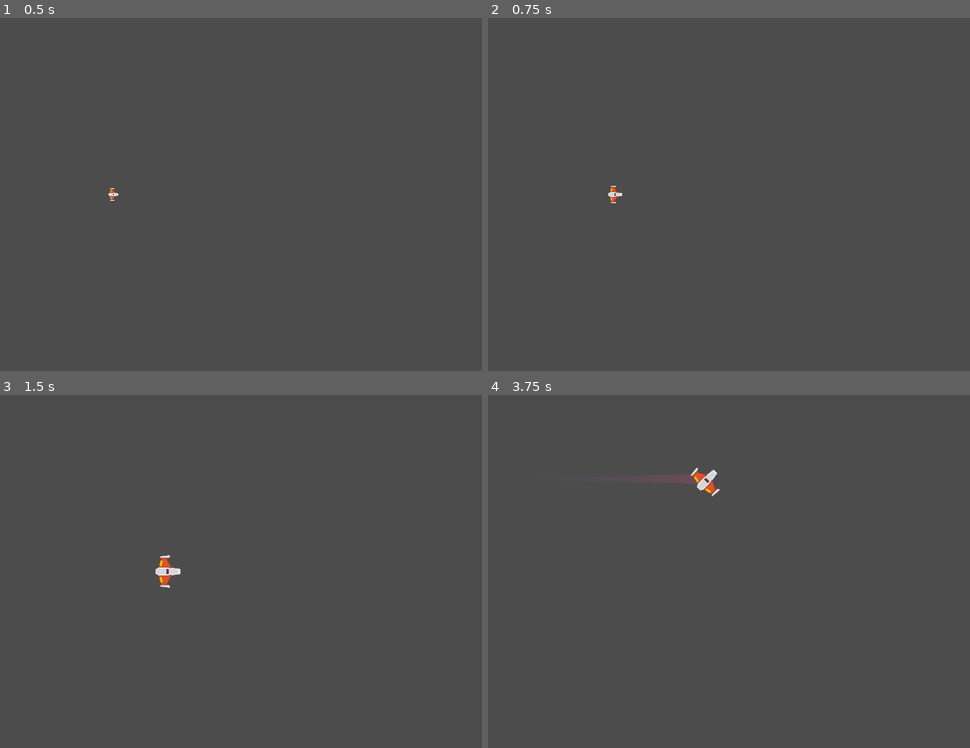
Above: before the commit, frames 1-4 (two rows, left to right).
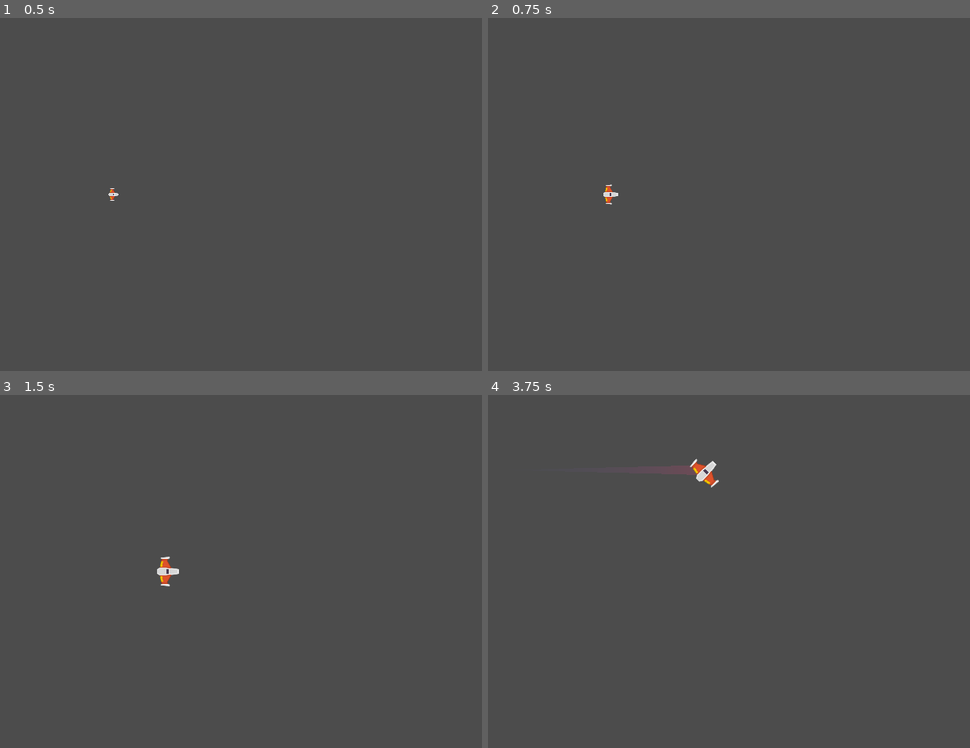
Above: after the commit, the same moments.

Repository: juanmfernandez/MeteoritosGame
Game: Godot game, scene res://Juego/Niveles/NivelTest.tscn
Two runs of this game, one before a commit and one after it. Both use one fixed random seed, a clock stepped at 60 frames per second and the inputs below.
Inputs (mouse positions are in pixels of both pictures, inside the frame that each line leads up to):
- Up to frame 1 (0.5 s): no input
- Up to frame 2 (0.75 s): move the mouse to (796, 176) at 0.52 s; hold W (mover_adelante) from 0.53 s (still down); hold Mouse wheel up (zoom_in, bound only after the commit) from 0.53 s (still down)
- Up to frame 3 (1.5 s): tap Mouse wheel down (zoom_out, bound only after the commit) at 0.8, 1.35 s; move the mouse to (43, 589) at 1.27 s; release W (mover_adelante) at 1.28 s; release Mouse wheel up (zoom_in, bound only after the commit) at 1.28 s; hold S (mover_atras) from 1.28 s (still down)
- Up to frame 4 (3.75 s): tap Mouse wheel up (zoom_in, bound only after the commit) at 1.55, 3.05 s; tap Enter at 2 s; move the mouse to (719, 493) at 2.02 s; release S (mover_atras) at 2.03 s; hold Right mouse button (disparo_laser) 2.03-2.78 s; hold W (mover_adelante) 2.03-3.53 s; tap Mouse wheel down (zoom_out, bound only after the commit) at 2.3 s; move the mouse to (622, 642) at 2.77 s; tap P (disparo_principal) at 2.85 s; move the mouse to (844, 624) at 3.52 s; hold S (mover_atras) from 3.53 s (still down); hold A (rotar_antihorario) from 3.53 s (still down)

Frame 1 is identical in both runs. In frame 2, 0.1% of the frame differs, in the area x 23-28%, y 47-53%; in frame 3, 0.1%; in frame 4, 0.6%, in the area x 37-49%, y 18-29%.

Commit message:
ADD camera zoom

Diff:
--- a/Juego/Meteoritos/Meteorito.gd
+++ b/Juego/Meteoritos/Meteorito.gd
@@ -15,6 +15,7 @@
 var esta_en_sector:bool = true setget set_esta_en_sector
 var pos_spwan_original:Vector2
 var vel_spwan_original:Vector2
+var esta_destruido:bool = false
 
 # Setters and Getters
 func set_esta_en_sector(valor:bool) -> void:
@@ -59,7 +60,8 @@
 
 func recibir_danio(danio: float) -> void:
 	hitpoints -= danio
-	if hitpoints <= 0.0:
+	if hitpoints <= 0.0 and not esta_destruido:
+		esta_destruido = true
 		destruir()
 	impacto_meteoro.play("impacto")
 	impacto_fsx.play()
--- a/Juego/Meteoritos/SectorMeteoritos.gd
+++ b/Juego/Meteoritos/SectorMeteoritos.gd
@@ -2,8 +2,8 @@
 extends Node2D
 
 ## Attrib Export
-export var cantidad_meteoritos:int = 15
-export var intervalo_spawn:float = 0.5
+export var cantidad_meteoritos:int = 3
+export var intervalo_spawn:float = 1.5
 
 ## Attrib var
 var spawners:Array
@@ -28,6 +28,7 @@
 
 func almacenar_spawners() -> void:
 	for spawner in $Spawmer.get_children():
+		print("Se almaceno un spawmer")
 		spawners.append(spawner)
 
 func spawner_aleatorio() -> int:
@@ -36,6 +37,7 @@
 
 func _on_MeteoroSpawmerTimer_timeout() -> void:
 	if cantidad_meteoritos == 0:
+		print("Se acabaron los met")
 		$MeteoroSpawmerTimer.stop()
 		return
 
--- /dev/null
+++ b/Juego/Naves/Player/CameraPlayer.gd
@@ -0,0 +1,23 @@
+class_name CameraPlayer
+extends CameraJuego
+
+## Export vars
+export var variation_zoom: float = 0.1
+export var zoom_min: float = 0.8
+export var zoom_max: float = 1.5
+
+## Methods
+func _ready() -> void:
+	zoom_original = zoom
+
+func _unhandled_input(event: InputEvent) -> void:
+	if event.is_action_pressed("zoom_in"):
+		controlar_zoom(-variation_zoom)
+	elif event.is_action_pressed("zoom_out"):
+		controlar_zoom(variation_zoom)
+
+## Custom Methods
+func controlar_zoom(mod_zoom: float) -> void:
+	var zoom_x = clamp(zoom.x + mod_zoom, zoom_min, zoom_max)
+	var zoom_y = clamp(zoom.y + mod_zoom, zoom_min, zoom_max)
+	zoom_suavizado(zoom_x, zoom_y, 0.15)
--- a/Juego/Naves/Player/Player.tscn
+++ b/Juego/Naves/Player/Player.tscn
@@ -8,6 +8,7 @@
 [ext_resource path="res://Juego/Naves/Player/Trail/Trail2D.tscn" type="PackedScene" id=6]
 [ext_resource path="res://Juego/Naves/Player/Motor/MotorSFX.tscn" type="PackedScene" id=7]
 [ext_resource path="res://Juego/Proyectiles/ProyectilPlayer.tscn" type="PackedScene" id=8]
+[ext_resource path="res://Juego/Naves/Player/CameraPlayer.gd" type="Script" id=9]
 [ext_resource path="res://Juego/Naves/Player/Escudos/Escudo.tscn" type="PackedScene" id=10]
 
 [sub_resource type="PhysicsMaterial" id=1]
@@ -110,6 +111,9 @@
 
 [node name="CameraPlayer" type="Camera2D" parent="."]
 current = true
+script = ExtResource( 9 )
+
+[node name="TweenZoom" type="Tween" parent="CameraPlayer"]
 
 [connection signal="body_entered" from="." to="." method="_on_body_entered"]
 [connection signal="animation_finished" from="AnimationPlayer" to="." method="_on_AnimationPlayer_animation_finished"]
--- /dev/null
+++ b/Juego/Niveles/CameraJuego.gd
@@ -0,0 +1,33 @@
+class_name CameraJuego
+extends Camera2D
+
+## OnReady Vars
+onready var tween_zoom:Tween = $TweenZoom
+
+## Attribs
+var zoom_original:Vector2
+var puede_hacer_zoom:bool = true setget set_puede_hacer_zoom
+
+## Setters and Getters
+func set_puede_hacer_zoom(puede: bool) -> void:
+	puede_hacer_zoom = puede
+
+## Methods
+func _ready() -> void:
+	zoom_original = zoom
+
+func zoom_suavizado(nuevo_zoom_x: float, nuevo_zoom_y: float, tiempo_transicion: float) -> void:
+	tween_zoom.interpolate_property(
+		self,
+		"zoom",
+		zoom,
+		Vector2(nuevo_zoom_x, nuevo_zoom_y),
+		tiempo_transicion,
+		Tween.TRANS_LINEAR,
+		Tween.EASE_IN_OUT
+	)
+	tween_zoom.start()
+
+func devolver_zoom_original() -> void:
+	set_puede_hacer_zoom(false)
+	zoom_suavizado(zoom_original.x, zoom_original.y, 1.0)
--- /dev/null
+++ b/Juego/Niveles/CameraNivelTest.gd
@@ -0,0 +1 @@
+extends CameraJuego
--- a/Juego/Niveles/Nivel.gd
+++ b/Juego/Niveles/Nivel.gd
@@ -13,6 +13,11 @@
 onready var contenedor_meteoritos:Node
 onready var contenedor_sector_meteoritos:Node
 onready var camara_nivel:Camera2D = $CameraNivelTest
+onready var camara_player:Camera2D = $Player/CameraPlayer
+
+
+## Attrib
+var meteoritos_totales:int = 0
 
 ## Methods
 func _ready() -> void:
@@ -55,23 +60,47 @@
 		pass
 
 func crear_sector_meteoritos(centro_camara:Vector2, _num_peligros:int) -> void:
+	meteoritos_totales = _num_peligros
 	var new_sector_meteoritos:SectorMeteoritos = sector_meteoritos.instance()
 	new_sector_meteoritos.crear(centro_camara, _num_peligros)
-	camara_nivel.current = true
+	camara_nivel.global_position = centro_camara
 	contenedor_sector_meteoritos.add_child(new_sector_meteoritos)
+	camara_nivel.zoom = camara_player.zoom
+	camara_nivel.devolver_zoom_original()
 	transicion_camaras(
-		$Player/CameraPlayer.global_position,
+		camara_player.global_position,
 		camara_nivel.global_position,
-		camara_nivel
+		camara_nivel,
+		tiempo_transision_camara
 	)
 
-func transicion_camaras(desde: Vector2, hasta: Vector2, camara_actual:Camera2D) -> void:
+func controlar_meteoritos_restantes() -> void:
+	meteoritos_totales -= 1
+	print(meteoritos_totales)
+	if meteoritos_totales == 0:
+		contenedor_sector_meteoritos.get_child(0).queue_free()
+		camara_player.set_puede_hacer_zoom(true)
+		var zoom_actual = camara_player.zoom
+		camara_player.zoom = camara_nivel.zoom
+		camara_player.zoom_suavizado(zoom_actual.x, zoom_actual.y, 1.0)
+		transicion_camaras(
+			camara_nivel.global_position,
+			camara_player.global_position,
+			camara_player,
+			tiempo_transision_camara * 0.10
+		)
+
+func transicion_camaras(
+	desde: Vector2,
+	hasta: Vector2,
+	camara_actual: Camera2D,
+	tiempo_transicion: float) -> void:
 	$TweenCamara.interpolate_property(
 		camara_actual,
 		"global_position",
 		desde,
 		hasta,
-		tiempo_transision_camara,
+		tiempo_transicion,
 		Tween.TRANS_LINEAR,
 		Tween.EASE_IN_OUT
 	)
@@ -91,3 +120,10 @@
 	var new_explosion:ExplosionMeteorito = explosion_meteorito.instance()
 	new_explosion.global_position = pos
 	add_child(new_explosion)
+
+	controlar_meteoritos_restantes()
+
+
+func _on_TweenCamara_tween_completed(object: Object, _key: NodePath) -> void:
+	if object.name == "CameraPlayer":
+		object.global_position = $Player.global_position
--- a/Juego/Niveles/NivelTest.tscn
+++ b/Juego/Niveles/NivelTest.tscn
@@ -9,6 +9,7 @@
 [ext_resource path="res://Juego/Meteoritos/Meteorito.tscn" type="PackedScene" id=7]
 [ext_resource path="res://Juego/Meteoritos/SectorMeteoritos.tscn" type="PackedScene" id=8]
 [ext_resource path="res://Juego/Explosiones/ExplosionMeteorito.tscn" type="PackedScene" id=9]
+[ext_resource path="res://Juego/Niveles/CameraNivelTest.gd" type="Script" id=10]
 
 [node name="NivelTest" type="Node2D"]
 script = ExtResource( 3 )
@@ -37,5 +38,10 @@
 
 [node name="CameraNivelTest" type="Camera2D" parent="."]
 position = Vector2( 960.294, 541.427 )
+script = ExtResource( 10 )
+
+[node name="TweenZoom" type="Tween" parent="CameraNivelTest"]
 
 [node name="TweenCamara" type="Tween" parent="."]
+
+[connection signal="tween_completed" from="TweenCamara" to="." method="_on_TweenCamara_tween_completed"]
--- a/Juego/Peligros/SectorDePeligro.gd
+++ b/Juego/Peligros/SectorDePeligro.gd
@@ -3,7 +3,7 @@
 
 ## Attrib Export
 export(String, "vacio", "Meteorito", "Enemigo") var tipo_peligro
-export var numero_peligros:int = 10
+export var numero_peligros:int = 3
 
 ## Signals
 
--- a/project.godot
+++ b/project.godot
@@ -9,6 +9,16 @@
 config_version=4
 
 _global_script_classes=[ {
+"base": "Camera2D",
+"class": "CameraJuego",
+"language": "GDScript",
+"path": "res://Juego/Niveles/CameraJuego.gd"
+}, {
+"base": "CameraJuego",
+"class": "CameraPlayer",
+"language": "GDScript",
+"path": "res://Juego/Naves/Player/CameraPlayer.gd"
+}, {
 "base": "Node2D",
 "class": "Canion",
 "language": "GDScript",
@@ -80,6 +90,8 @@
 "path": "res://Juego/Naves/Player/Trail/Trail2D.gd"
 } ]
 _global_script_class_icons={
+"CameraJuego": "",
+"CameraPlayer": "",
 "Canion": "",
 "EnemigoDummy": "",
 "Escudo": "",
@@ -163,6 +175,16 @@
 , Object(InputEventKey,"resource_local_to_scene":false,"resource_name":"","device":0,"alt":false,"shift":false,"control":false,"meta":false,"command":false,"pressed":false,"scancode":82,"unicode":0,"echo":false,"script":null)
  ]
 }
+zoom_in={
+"deadzone": 0.5,
+"events": [ Object(InputEventMouseButton,"resource_local_to_scene":false,"resource_name":"","device":0,"alt":false,"shift":false,"control":false,"meta":false,"command":false,"button_mask":0,"position":Vector2( 0, 0 ),"global_position":Vector2( 0, 0 ),"factor":1.0,"button_index":4,"pressed":false,"doubleclick":false,"script":null)
+ ]
+}
+zoom_out={
+"deadzone": 0.5,
+"events": [ Object(InputEventMouseButton,"resource_local_to_scene":false,"resource_name":"","device":0,"alt":false,"shift":false,"control":false,"meta":false,"command":false,"button_mask":0,"position":Vector2( 0, 0 ),"global_position":Vector2( 0, 0 ),"factor":1.0,"button_index":5,"pressed":false,"doubleclick":false,"script":null)
+ ]
+}
 
 [layer_names]
 
Not shown: 1 places in Juego/Naves/Player/Player.tscn that only renumber resources
Not shown: 1 places in Juego/Niveles/NivelTest.tscn that only renumber resources
